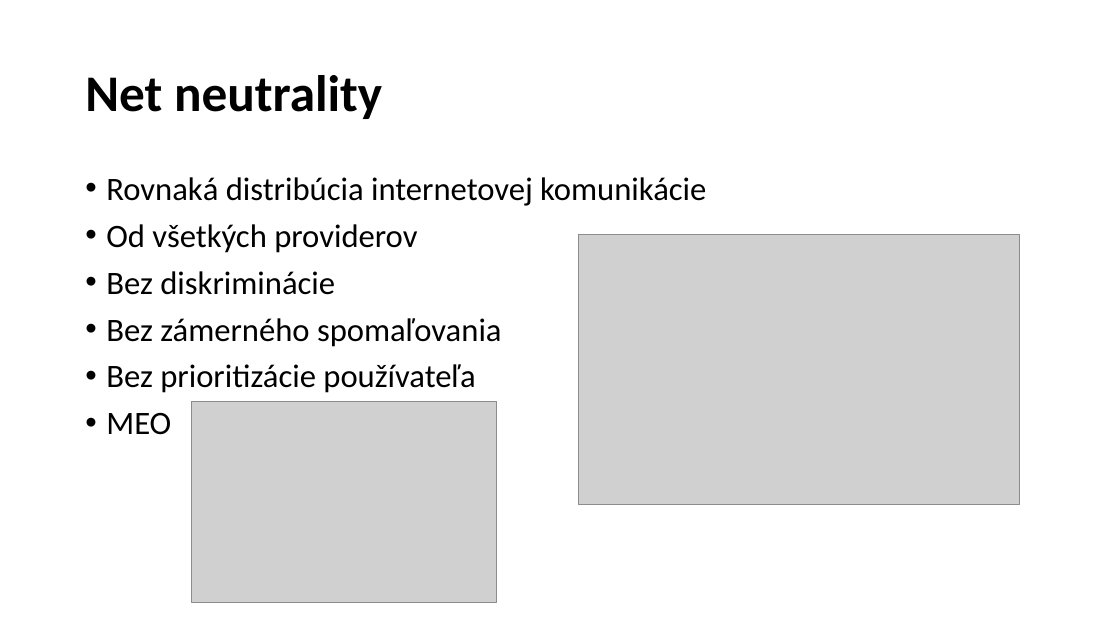
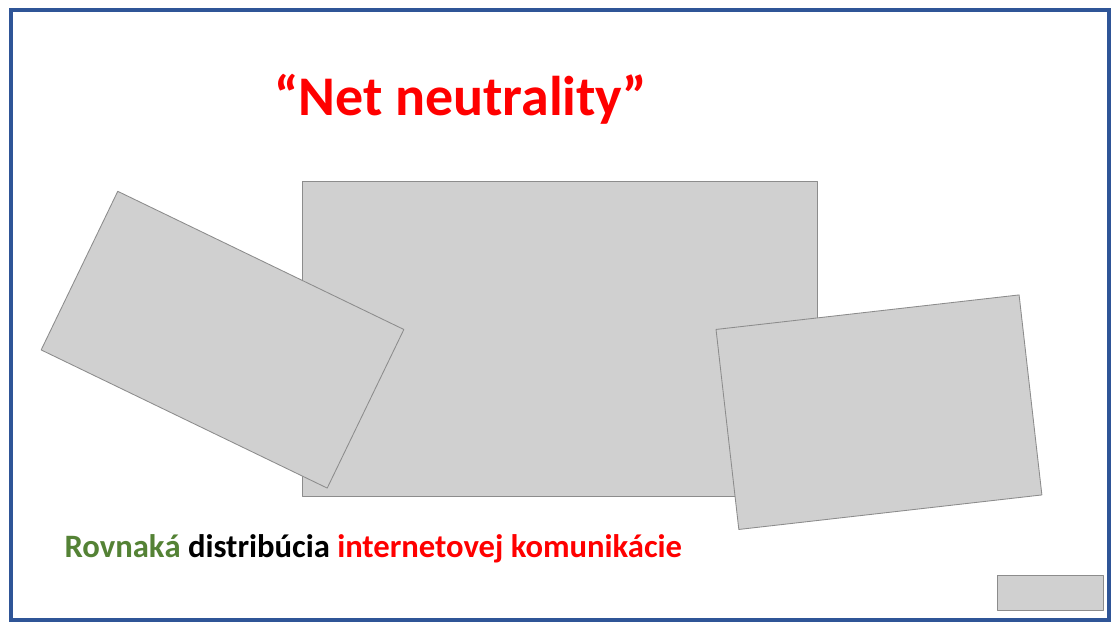
Before and after one commit to Realrio13/projekt, a slide deck: slide 4 of PrezentaciaRiso.pptx (slide 2 before the commit). Drawn at 1120x630 pixels with LibreOffice and Linux fonts; fonts in the diff are those of the drawing; grey boxes stand for pictures. Boxes give left, top, right and bottom in pixels: in the first picture for what was removed or moved away, otherwise in the second. Text is boxed around its words. In the diff, an @@ line names an element or a change of style, - is before the commit and + after.

```diff
--- a/PrezentaciaRiso.pptx
+++ b/PrezentaciaRiso.pptx
@@ rectangle added at (x1=11, y1=10, x2=1109, y2=620), fill #FFFFFF, outline #2F5597 3 pt @@
@@ title at (x1=274, y1=74, x2=647, y2=124): text changed; size 44 to 48 pt; text colour #000000 to #FF0000 @@
-Net neutrality
+“Net neutrality”
@@ picture added at (x1=41, y1=192, x2=404, y2=489) @@
@@ picture resized from (x1=579, y1=234, x2=1020, y2=504) to (x1=302, y1=181, x2=818, y2=497) @@
@@ text at (x1=106, y1=224, x2=502, y2=435): paragraphs removed @@
-• Od všetkých providerov
-• Bez diskriminácie
-• Bez zámerného spomaľovania
-• Bez prioritizácie používateľa
-• MEO
@@ picture at (x1=716, y1=295, x2=1042, y2=530): rotation 0 to 353 degrees @@
@@ text "Rovnaká distribúcia internetovej komunikácie" moved from (x1=106, y1=177, x2=706, y2=435) to (x1=65, y1=534, x2=682, y2=563) @@
@@ text "Rovnaká distribúcia internetovej komunikácie" at (x1=65, y1=534, x2=682, y2=563): text colour #000000 to #548235 in "Rovnaká"; text colour #000000 to #FF0000 in "internetovej komunikácie"; bold on; bullet • to none @@
@@ picture added at (x1=998, y1=576, x2=1104, y2=610) @@
```
Also in this commit, not shown: 2 other slides changed, 6 slides added, 1 slide removed.
